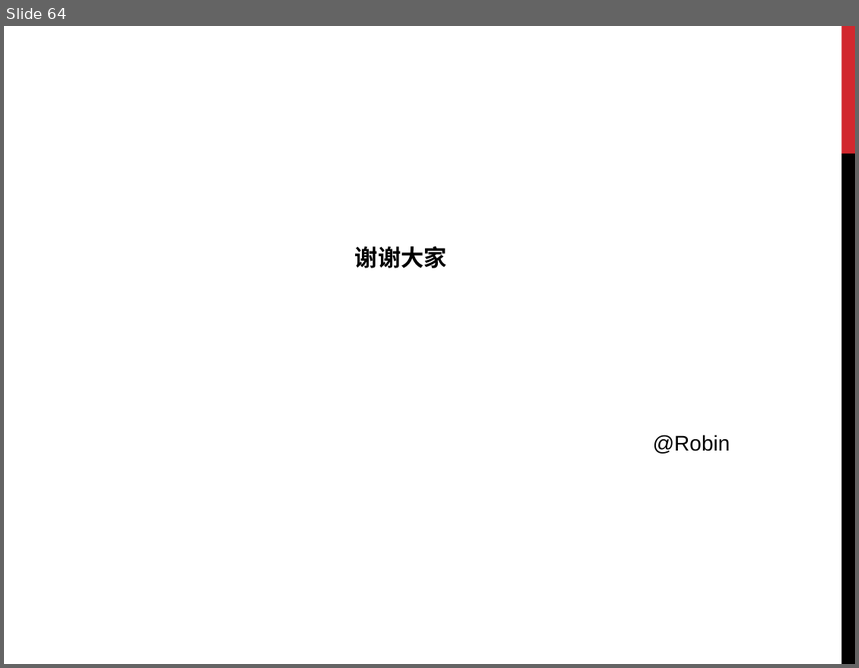
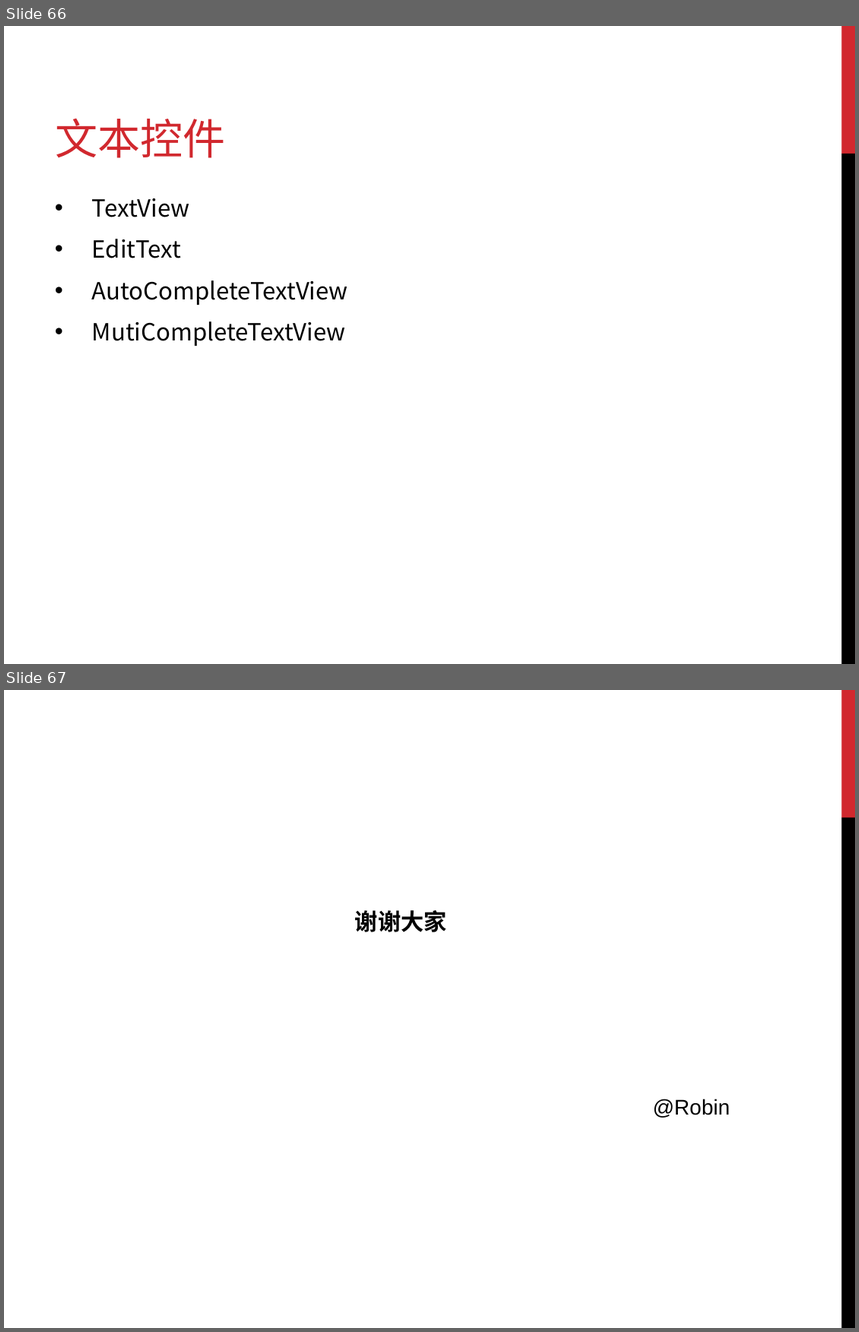
Before and after one commit to donner/training, a slide deck: Android/Android培训.ppt. Shown one above the other, each under a label of ours: slide 64 before the commit, slides 66 and 67 after it. The pictures are 859x668 and 859x1332 pixels, drawn with LibreOffice and Linux fonts; fonts in the diff are those of the drawing. Boxes give left, top, right and bottom in pixels: in the first picture for what was removed or moved away, otherwise in the second. Text is boxed around its words. In the diff, an @@ line names an element or a change of style, - is before the commit and + after.

```diff
--- a/Android/Android培训.ppt
+++ b/Android/Android培训.ppt
@@ slide 66 added at (x1=4, y1=26, x2=855, y2=664), background #FFFFFF; not listed: 2 template elements that a slide beside it also shows @@
@@ title added at (x1=55, y1=118, x2=225, y2=158), 36 pt, text #D1282E @@
+文本控件
@@ text added at (x1=92, y1=199, x2=348, y2=346), 20 pt, text #000000 @@
+• TextView
+• EditText
+• AutoCompleteTextView
+• MutiCompleteTextView
@@ what was slide 64 is now slide 67 @@
```
Also in this commit, not shown: 3 slides changed, 2 other slides added, 27 other files.
